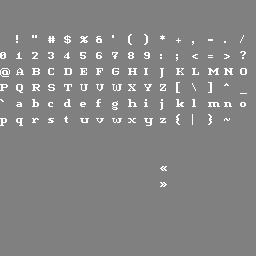
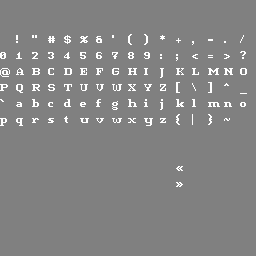
Comparing the layer stacks of the two w=256, h=256 images. Changes:
painted on "big00" over [160, 166, 183, 187]
